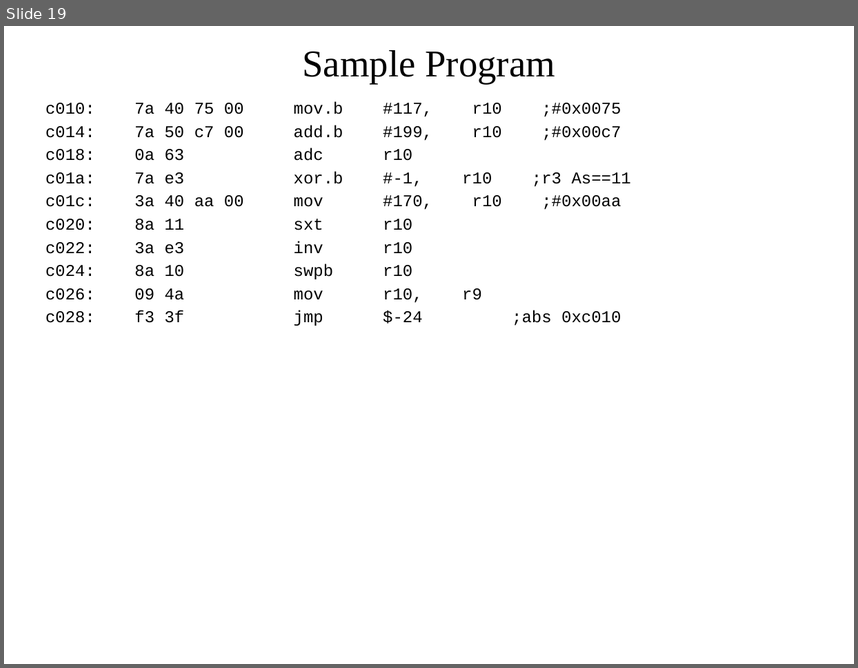
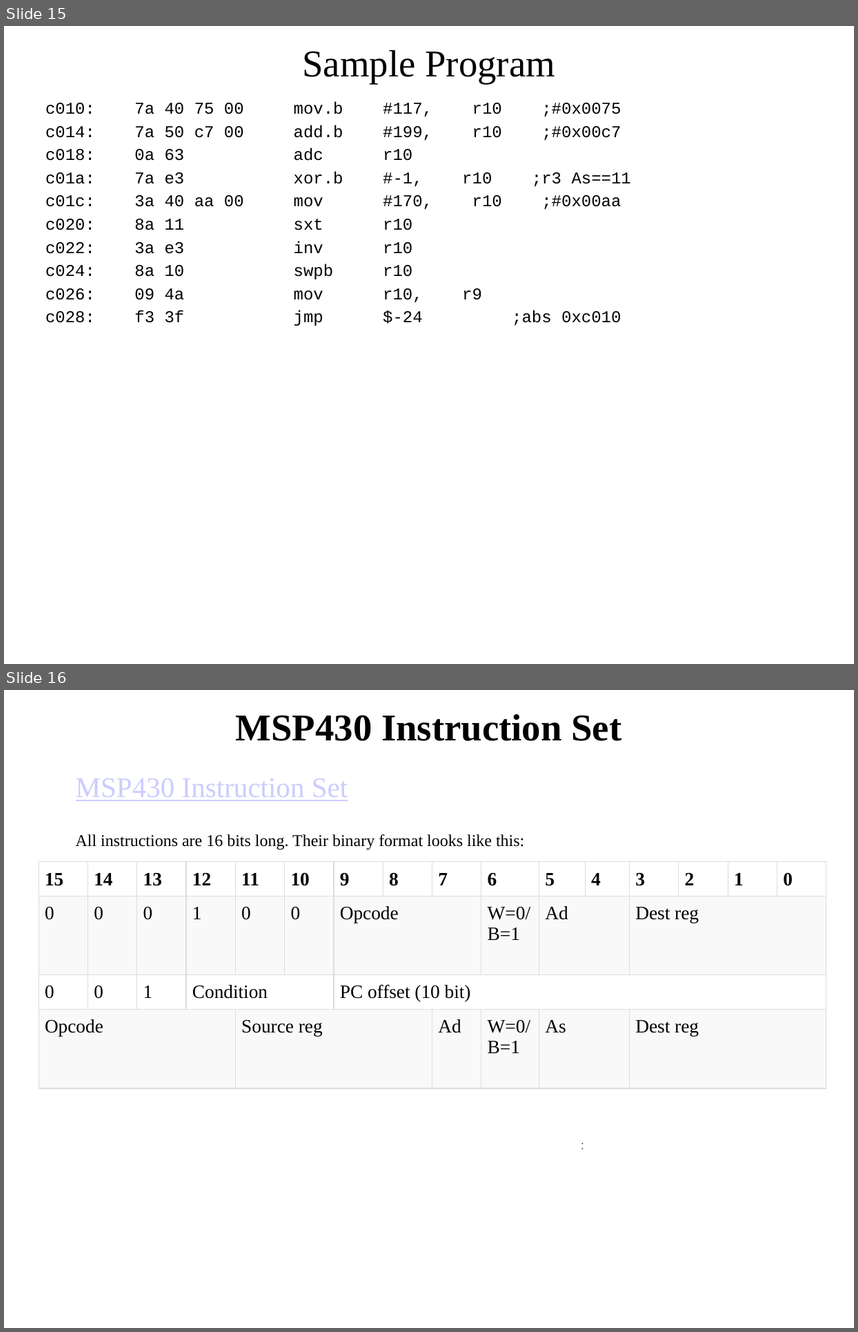
Before and after one commit to pw4rn3r/ECE382, a slide deck: notes/L3/Lsn3.pptx. Shown one above the other, each under a label of ours: slide 19 before the commit, slides 15 and 16 after it. The pictures are 858x668 and 858x1332 pixels, drawn with LibreOffice and Linux fonts; fonts in the diff are those of the drawing. Boxes give left, top, right and bottom in pixels: in the first picture for what was removed or moved away, otherwise in the second. Text is boxed around its words. In the diff, an @@ line names an element or a change of style, - is before the commit and + after.

```diff
--- a/notes/L3/Lsn3.pptx
+++ b/notes/L3/Lsn3.pptx
@@ slide 16 added at bbox=[4, 690, 854, 1328], background #FFFFFF @@
@@ title added at bbox=[236, 714, 622, 741], 32 pt, text #000000, bold @@
+MSP430 Instruction Set
@@ text added at bbox=[76, 778, 524, 849], 14 pt, text #000000 @@
+  MSP430 Instruction Set
+All instructions are 16 bits long. Their binary format looks like this:
@@ table added at bbox=[39, 862, 828, 1090], 4 rows, 16 columns @@
+15 | 14 | 13 | 12 | 11 | 10 | 9 | 8 | 7 | 6 | 5 | 4 | 3 | 2 | 1 | 0
+0 | 0 | 0 | 1 | 0 | 0 | Opcode |  |  | W=0/ B=1 | Ad |  | Dest reg |  |  | 
+0 | 0 | 1 | Condition |  |  | PC offset (10 bit) |  |  |  |  |  |  |  |  | 
+Opcode |  |  |  | Source reg |  |  |  | Ad | W=0/B=1 | As |  | Dest reg |  |  | 
@@ text added at bbox=[573, 1133, 593, 1181], 10 pt, text #333333 @@
+:
@@ what was slide 19 is now slide 15 @@
```
Also in this commit, not shown: 2 slides changed, 3 other slides added.
